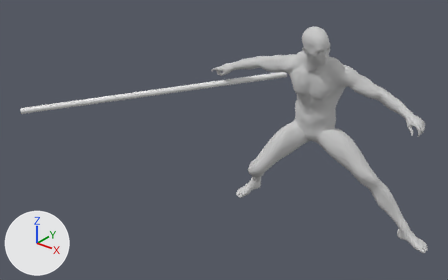
One commit to the FBX model Character/Animation/ZWM/Attack/Weapon_8/Weapon_8_Attack_3/RootAnim_Weapon_8_Attack_3.FBX: the scene before it, then after it.
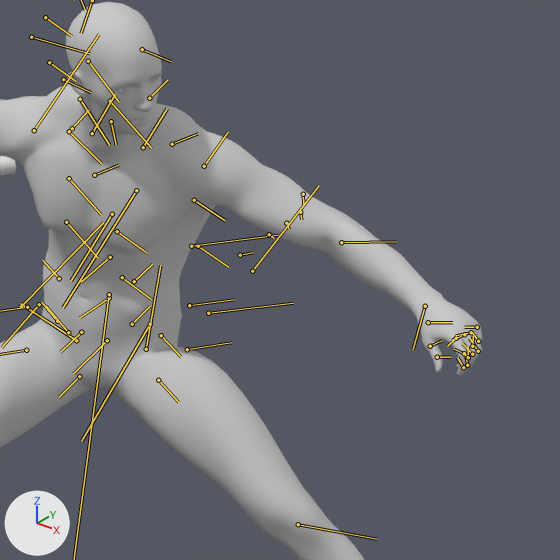
There are two pictures of each version: one whole from a 50 mm camera at (2.94, -3.59, 2.53) aimed at (0.5, -0.55, 0.64), one close up on the part from 63% to 100% of the width and 9% to 68% of the height. Every picture has the same lights, and +X, +Y and +Z are marked at lower left. Both versions are drawn at frame 27 of the action 'Take 001'; the numbers are the values there. The bones that bend it are drawn over the model as lines in the close-ups.

Objects in the first close-up: 'Male_Body', 'Male_Hand', 'Male_Head', 'Male_Leg'.
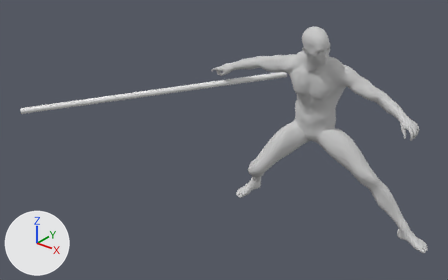
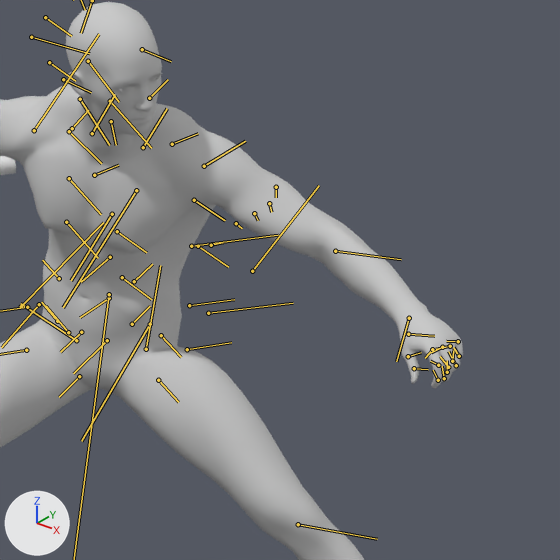
What differs and where, as boxes [x1, y1, x2, y2] in the close-ups (560 x 560 px):
'Male_Body', posed: before [0, 84, 426, 325]; after [0, 84, 415, 325]
'Male_Hand', posed: before [399, 281, 482, 376]; after [385, 293, 463, 388]
bone 'Bip001 L UpperArm', root to tip: before (204, 166) to (228, 132); after (204, 166) to (245, 141)

Diff of the bpy script that builds the scene:
```diff
--- a/Character/Animation/ZWM/Attack/Weapon_8/Weapon_8_Attack_3/RootAnim_Weapon_8_Attack_3.FBX.py
+++ b/Character/Animation/ZWM/Attack/Weapon_8/Weapon_8_Attack_3/RootAnim_Weapon_8_Attack_3.FBX.py
@@ bone_bip001_l_upperarm @@
 bone_bip001_l_upperarm = bpy.data.objects['Bip001'].pose.bones['Bip001 L UpperArm']  # child of 'Bip001 L Clavicle'
-bone_bip001_l_upperarm.rotation_quaternion = (0.975, -0.15, -0.162, -0.037)  # degrees (-17, -19, -1)
+bone_bip001_l_upperarm.rotation_quaternion = (0.973, -0.135, -0.157, -0.103)  # degrees (-14, -20, -10)
```
